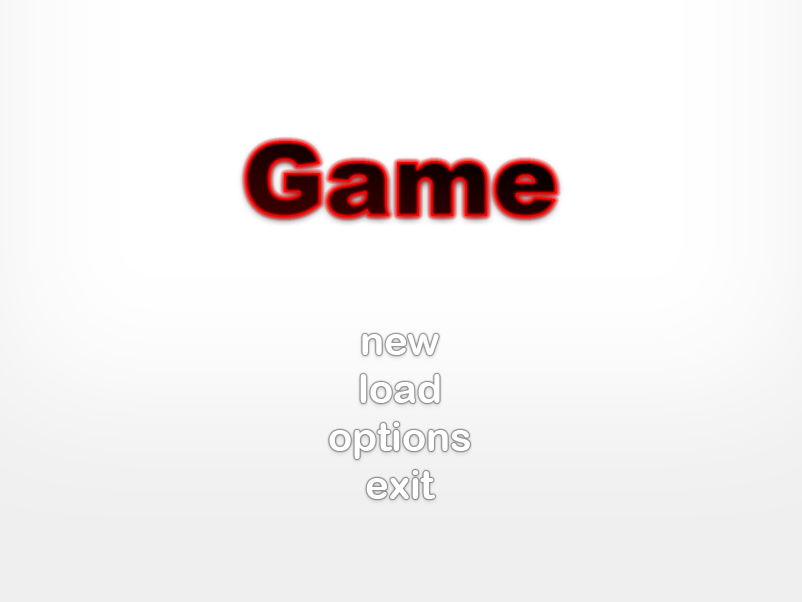
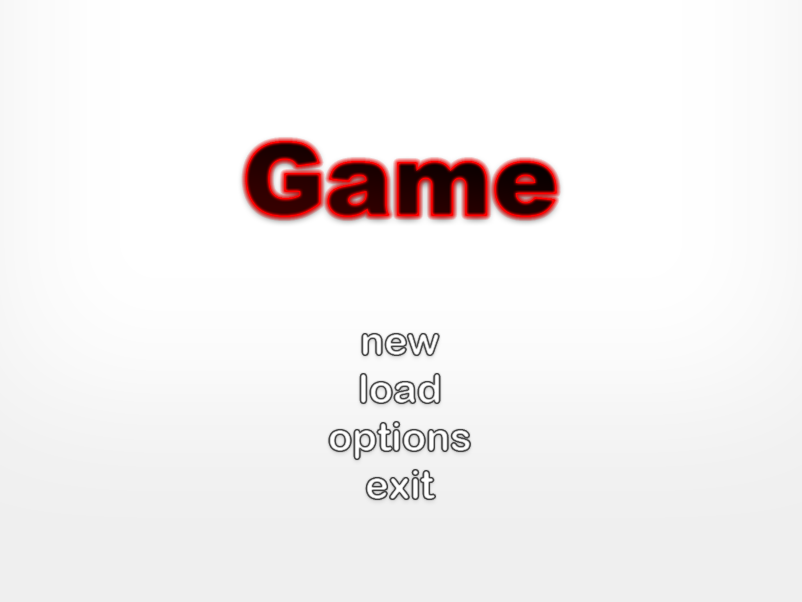
Revision of a layered 802 x 602 image; what changed, layer by layer:
pixels changed over box(328, 333, 471, 500) (layer not identified)
